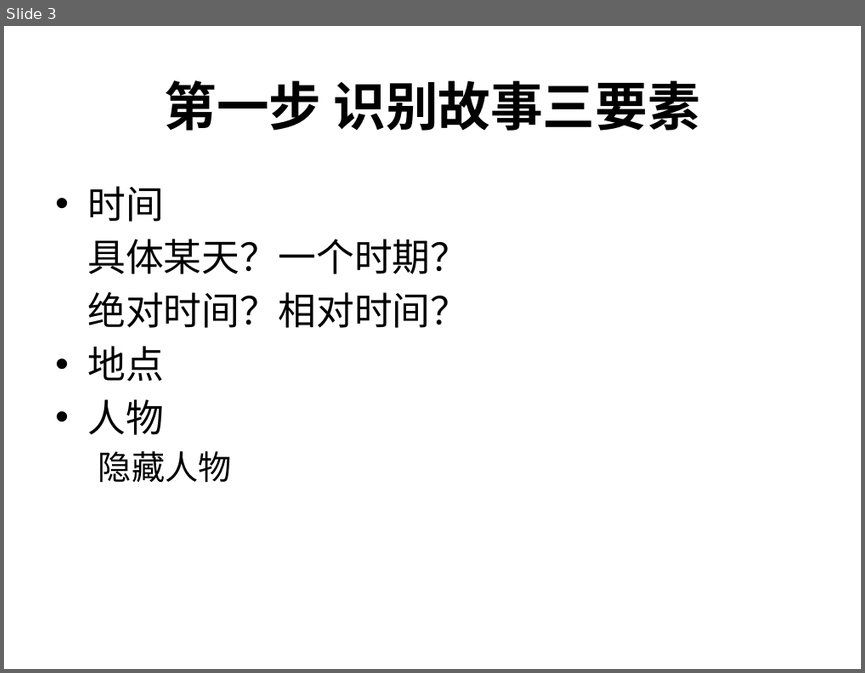
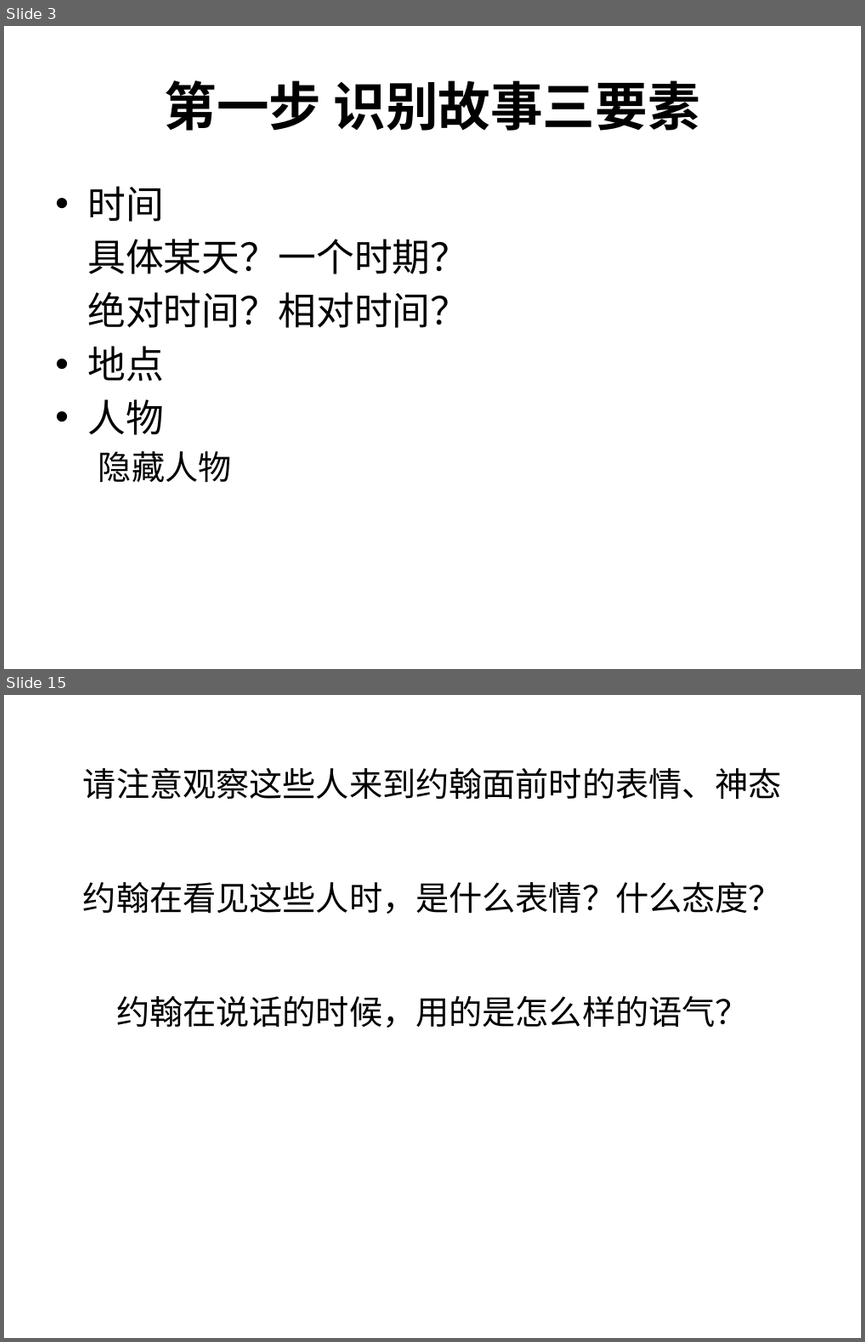
Before and after one commit to zy-hz/my-bible, a slide deck: 课程设计/马可福音查经/PPT/01.pptx. Shown one above the other, each under a label of ours: slide 3 before the commit, slides 3 and 15 after it; the slides between them are not shown. The pictures are 865x673 and 865x1342 pixels, drawn with LibreOffice and Linux fonts; fonts in the diff are those of the drawing. Boxes give left, top, right and bottom in pixels: in the first picture for what was removed or moved away, otherwise in the second. Text is boxed around its words. In the diff, an @@ line names an element or a change of style, - is before the commit and + after.

```diff
--- a/课程设计/马可福音查经/PPT/01.pptx
+++ b/课程设计/马可福音查经/PPT/01.pptx
@@ slide 15 added at (4, 695, 861, 1338), background #FFFFFF @@
@@ title added at (83, 768, 782, 799), 28 pt, text #000000 @@
+请注意观察这些人来到约翰面前时的表情、神态
@@ text added at (83, 882, 782, 913), 28 pt, text #000000 @@
+约翰在看见这些人时，是什么表情？什么态度？
@@ text added at (116, 996, 749, 1027), 28 pt, text #000000 @@
+约翰在说话的时候，用的是怎么样的语气？
```
Also in this commit, not shown: 12 other slides added, 1 slide removed.
